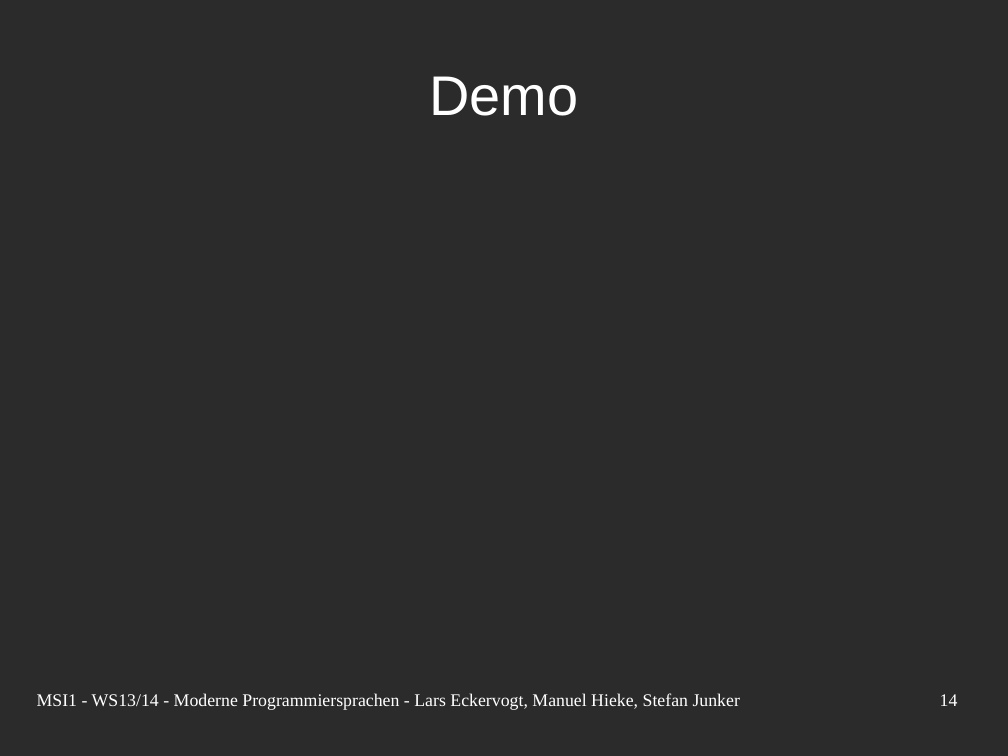
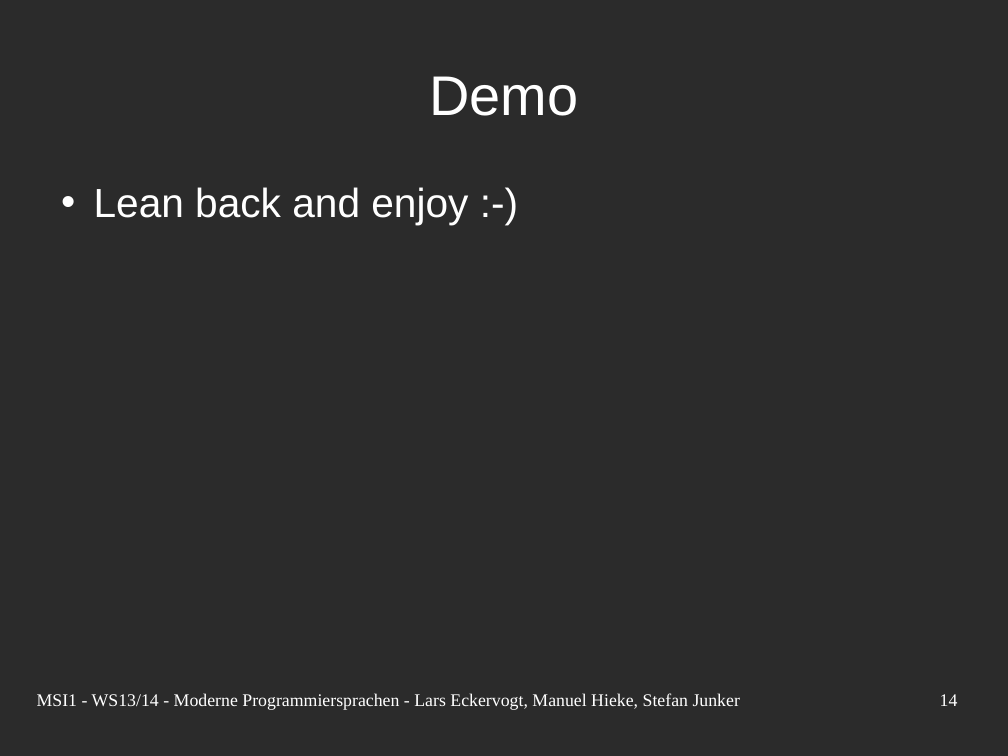
Before and after one commit to nerduel/TacZombie, a slide deck: slide 14 of doc/presentation/Presentation.odp. Drawn at 1008x756 pixels with LibreOffice and Linux fonts; fonts in the diff are those of the drawing; background and template pictures are left out; a plain dark background stands for a picture behind light text. Boxes give left, top, right and bottom in pixels: in the first picture for what was removed or moved away, otherwise in the second. Text is boxed around its words. In the diff, an @@ line names an element or a change of style, - is before the commit and + after.

Commit message:
Presentation.

```diff
--- a/doc/presentation/Presentation.odp
+++ b/doc/presentation/Presentation.odp
@@ text added at [94, 187, 468, 225], 32 pt, text #FFFFFF @@
+• Lean back and enjoy :-)
```
